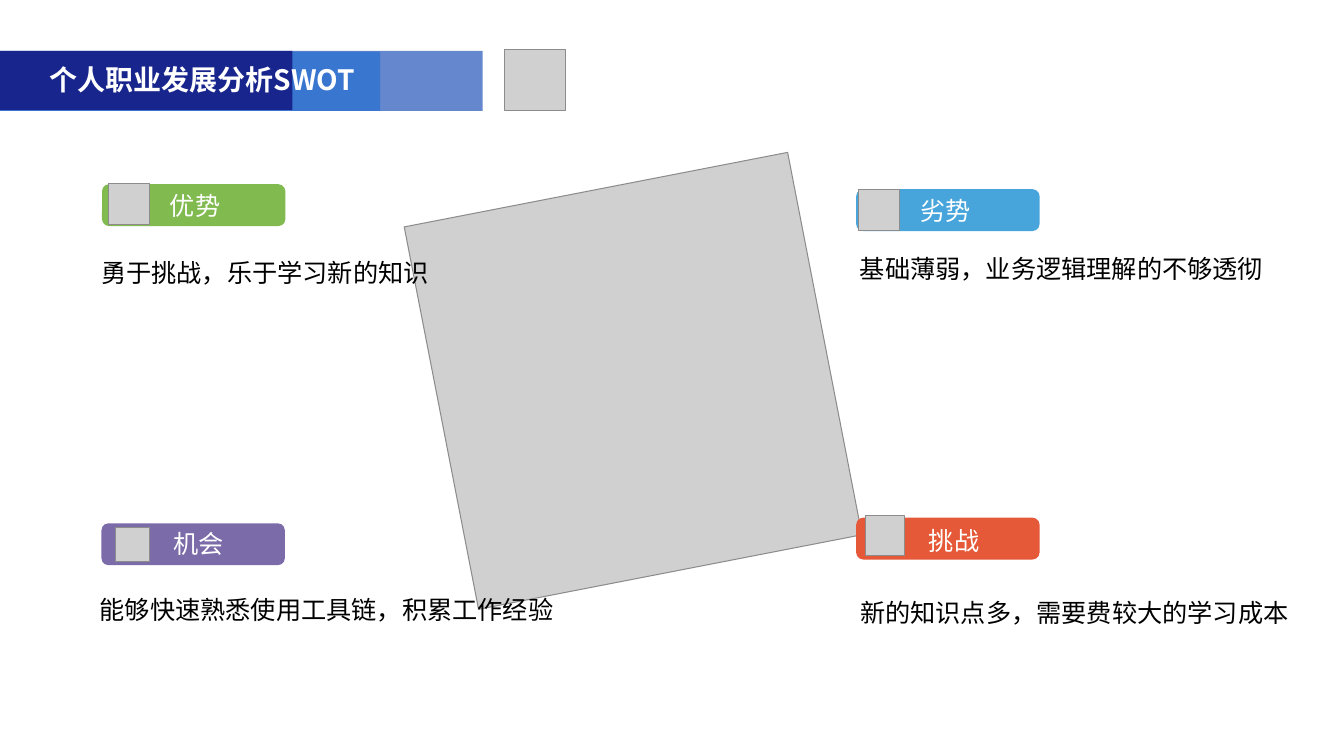
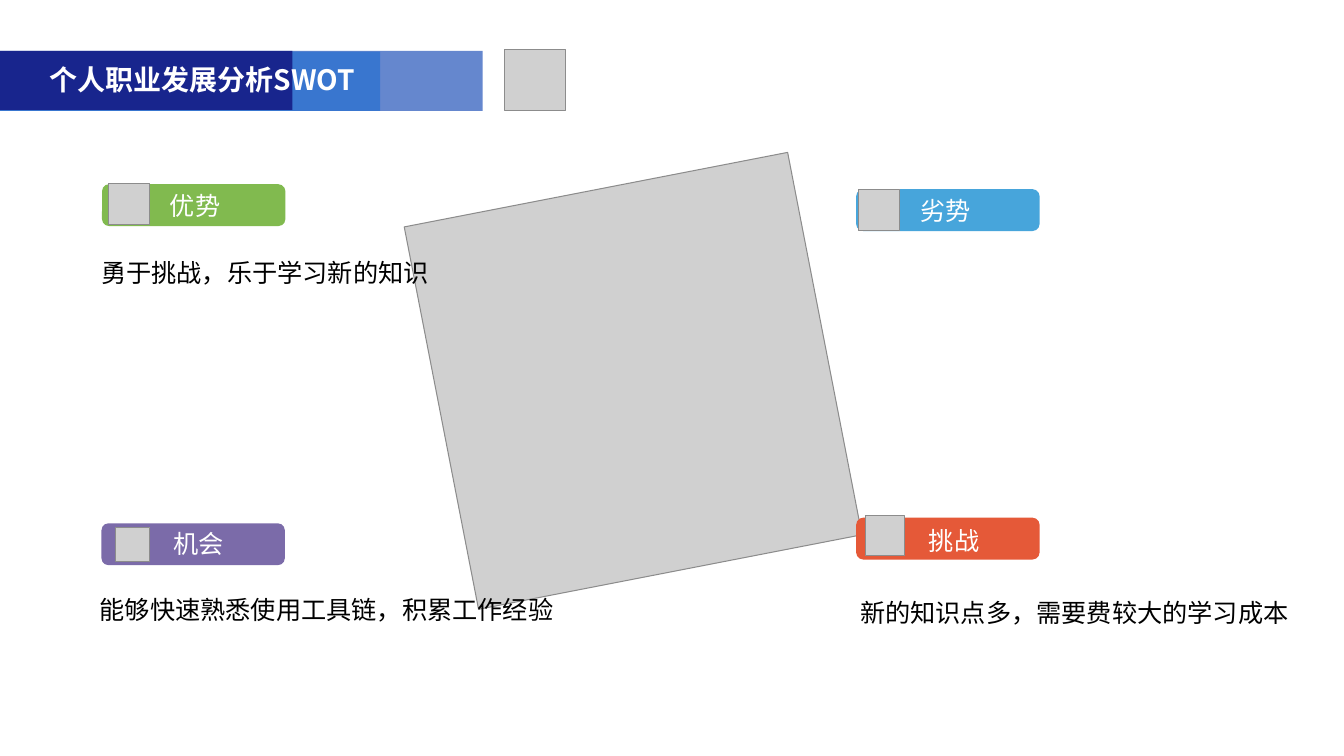
Before and after one commit to liuqiansb/zz, a slide deck: slide 16 of 01385150刘乾.pptx. Drawn at 1344x756 pixels with LibreOffice and Linux fonts; fonts in the diff are those of the drawing; grey boxes stand for pictures. Boxes give left, top, right and bottom in pixels: in the first picture for what was removed or moved away, otherwise in the second. Text is boxed around its words. In the diff, an @@ line names an element or a change of style, - is before the commit and + after.

```diff
--- a/01385150刘乾.pptx
+++ b/01385150刘乾.pptx
@@ text removed at box(860, 256, 1263, 281) @@
-基础薄弱，业务逻辑理解的不够透彻
```
Also in this commit, not shown: 5 other slides changed.
